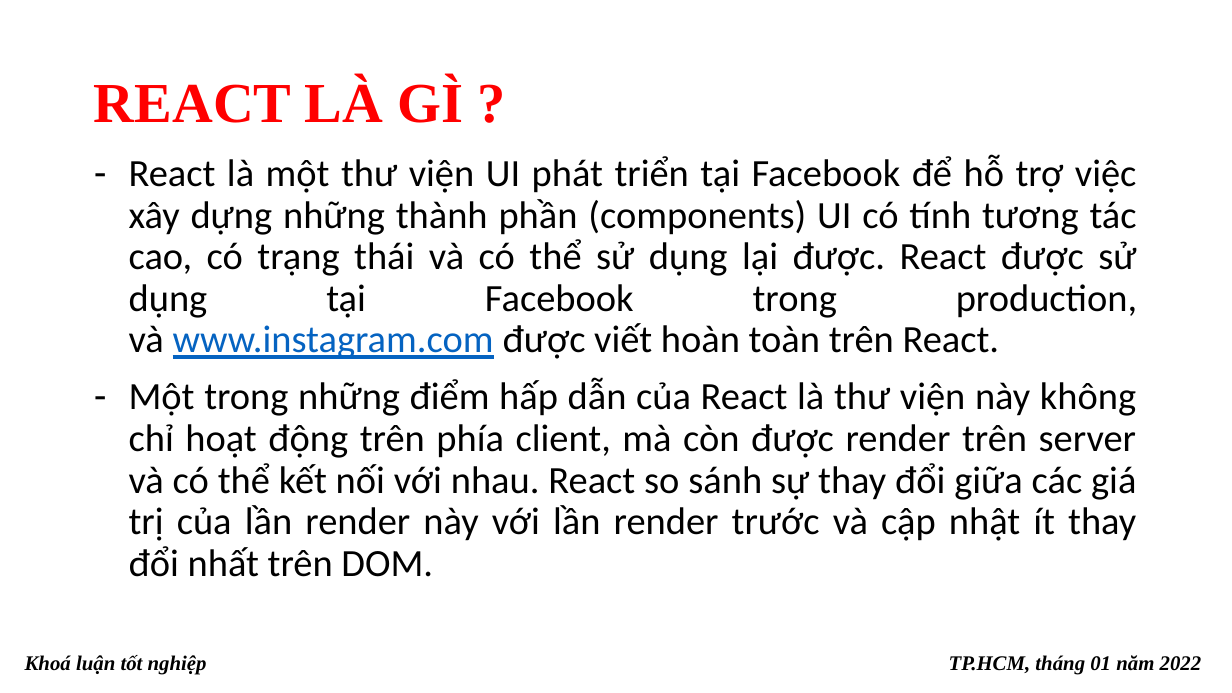
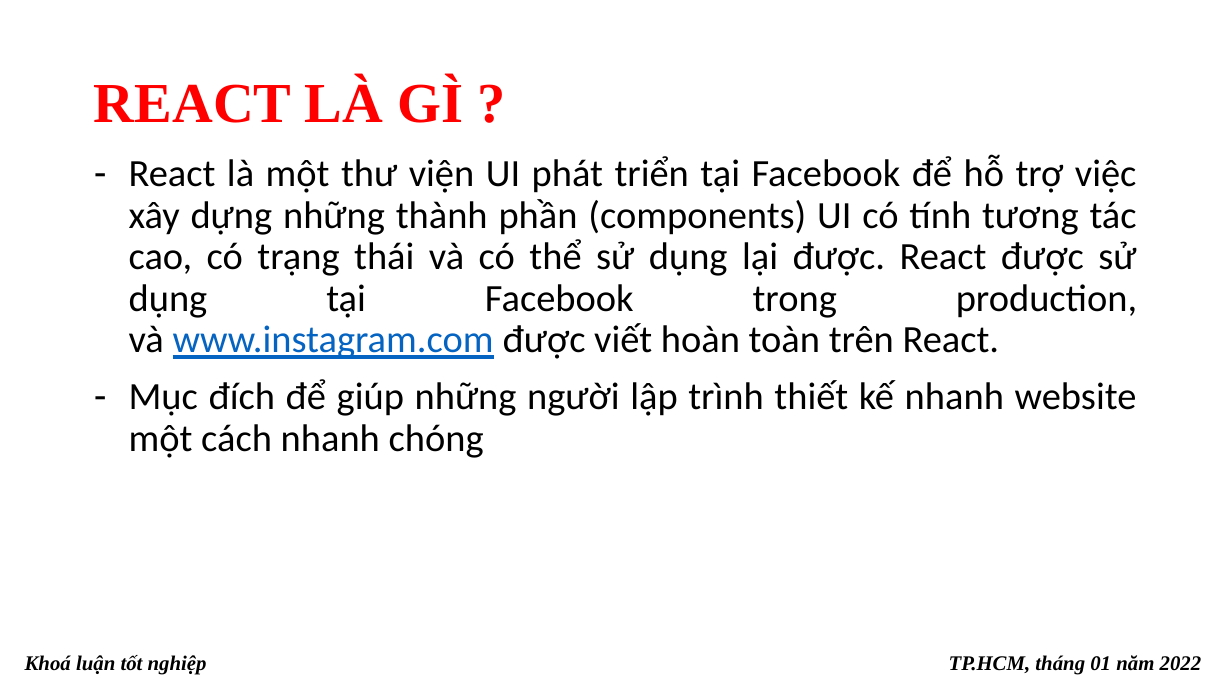
Before and after one commit to khoaluantotnghiep-09dhth-hufi/baocao, a slide deck: slide 9 of ppBaoCao_2.pptx (slide 8 before the commit). Drawn at 1232x693 pixels with LibreOffice and Linux fonts; fonts in the diff are those of the drawing. Boxes give left, top, right and bottom in pixels: in the first picture for what was removed or moved away, otherwise in the second. Text is boxed around its words. In the diff, an @@ line names an element or a change of style, - is before the commit and + after.

```diff
--- a/ppBaoCao_2.pptx
+++ b/ppBaoCao_2.pptx
@@ text at (x1=129, y1=379, x2=1137, y2=458): text changed @@
-– Một trong những điểm hấp dẫn của React là thư viện này không chỉ hoạt động trên phía client, mà còn được render trên server và có thể kết nối với nhau. React so sánh sự thay đổi giữa các giá trị của lần render này với lần render trước và cập nhật ít thay đổi nhất trên DOM.
+– Mục đích để giúp những người lập trình thiết kế nhanh website một cách nhanh chóng
```
Also in this commit, not shown: 5 other slides changed, 2 slides added, 1 other file.
